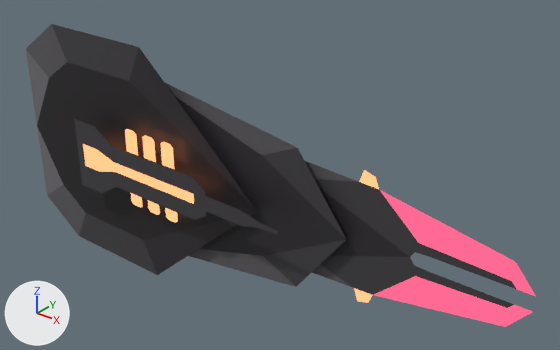
The Blender file blender/Weapons.blend as it was, and as the next commit left it.
Before and after are seen from a camera (50 mm lens) standing at (66.5, -55.1, 36.5) and looking at (22.2, 0.3, 2.2). Every picture has the same lights, and +X, +Y and +Z are marked at lower left.

Names of what the first picture shows: 'CannonVisual', 'CannonVisual.001', 'CannonVisual.002', 'CannonVisual.003', 'CannonVisual.004'.
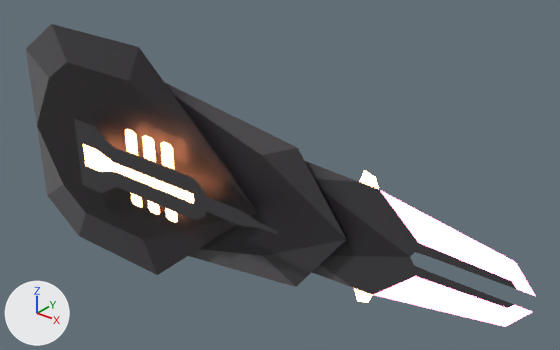
Pixel boxes (x1, y1, x2, y2) of what changed, in the pictures (560 x 350 px):
'CannonVisual.002', surface changed: (350, 170, 535, 327) in both
'CannonVisual.003', surface changed: (79, 127, 221, 219) in both
'CannonVisual.004', surface changed: (125, 129, 178, 223) in both

Diff of the bpy script that builds the scene:
```diff
--- a/blender/Weapons.blend.py
+++ b/blender/Weapons.blend.py
@@ mat_redglow @@
 mat_redglow.base_color = (1.0, 0.12, 0.246)  # red #ff6188
-mat_redglow.strength = 1.2
+mat_redglow.strength = 10.0
@@ mat_gloworange @@
 mat_gloworange.base_color = (0.973, 0.314, 0.136)  # orange #fc9867
-mat_gloworange.strength = 2.0
+mat_gloworange.strength = 10.0
```
